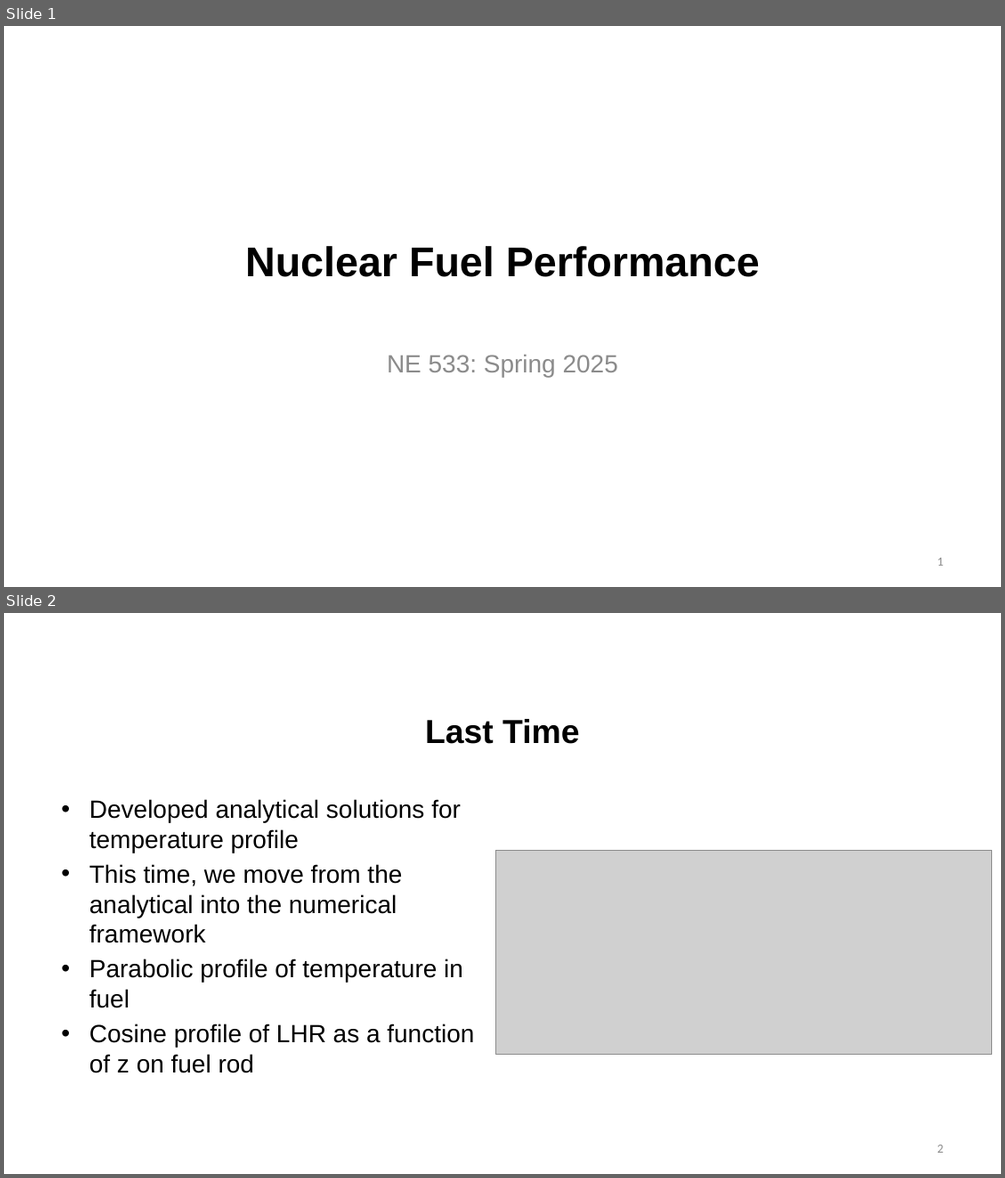
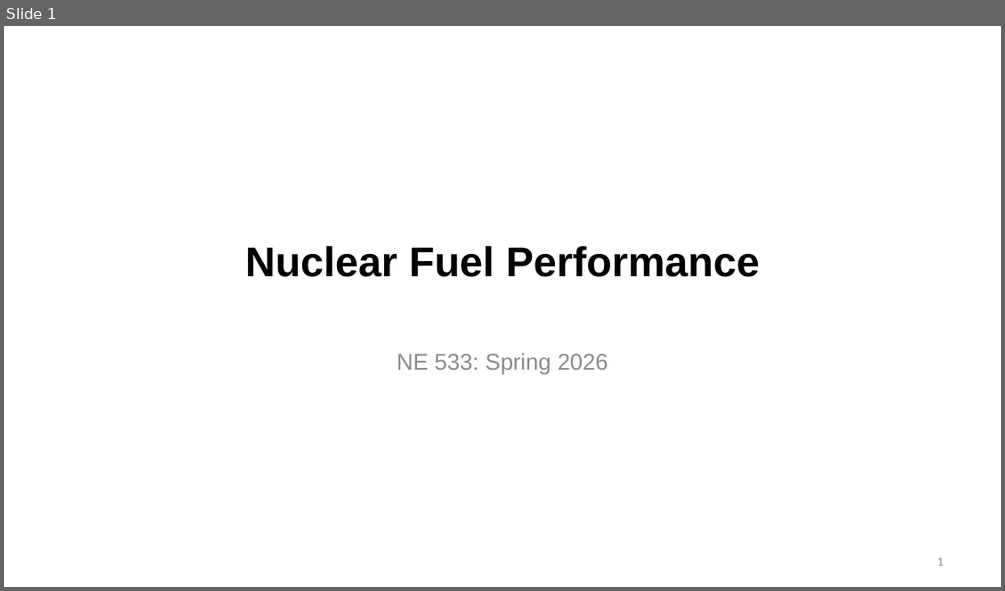
Before and after one commit to benbeeler/TEACHING, a slide deck: Nuclear_Fuel_Performance/NE533_Spring2026/Module1/Lec4_thermal_limits_kth_numerics.pptx. Shown one above the other, each under a label of ours: slides 1 and 2 before the commit, slide 1 after it. The pictures are 1005x1178 and 1005x591 pixels, drawn with LibreOffice and Linux fonts; fonts in the diff are those of the drawing; grey boxes stand for pictures; background and template pictures are left out. Boxes give left, top, right and bottom in pixels: in the first picture for what was removed or moved away, otherwise in the second. Text is boxed around its words. In the diff, an @@ line names an element or a change of style, - is before the commit and + after.

```diff
--- a/Nuclear_Fuel_Performance/NE533_Spring2026/Module1/Lec4_thermal_limits_kth_numerics.pptx
+++ b/Nuclear_Fuel_Performance/NE533_Spring2026/Module1/Lec4_thermal_limits_kth_numerics.pptx
@@ slide 2 removed at (4, 613, 1001, 1174), background #FFFFFF @@
@@ title removed at (425, 719, 579, 744) @@
-Last Time
@@ text removed at (89, 799, 474, 1073) @@
-• Developed analytical solutions for temperature profile
-• This time, we move from the analytical into the numerical framework
-• Parabolic profile of temperature in fuel
-• Cosine profile of LHR as a function of z on fuel rod
@@ picture removed at (496, 850, 992, 1054) @@
@@ page number removed at (937, 1144, 943, 1152) @@
-2
@@ slide 1 changed as well @@
@@ subtitle at (396, 353, 608, 374): text changed; size 24 to 22 pt @@
-NE 533: Spring 2025
+NE 533: Spring 2026
```
Also in this commit, not shown: 23 other slides changed, 4 slides added, 12 other slides removed, 4 other files.
